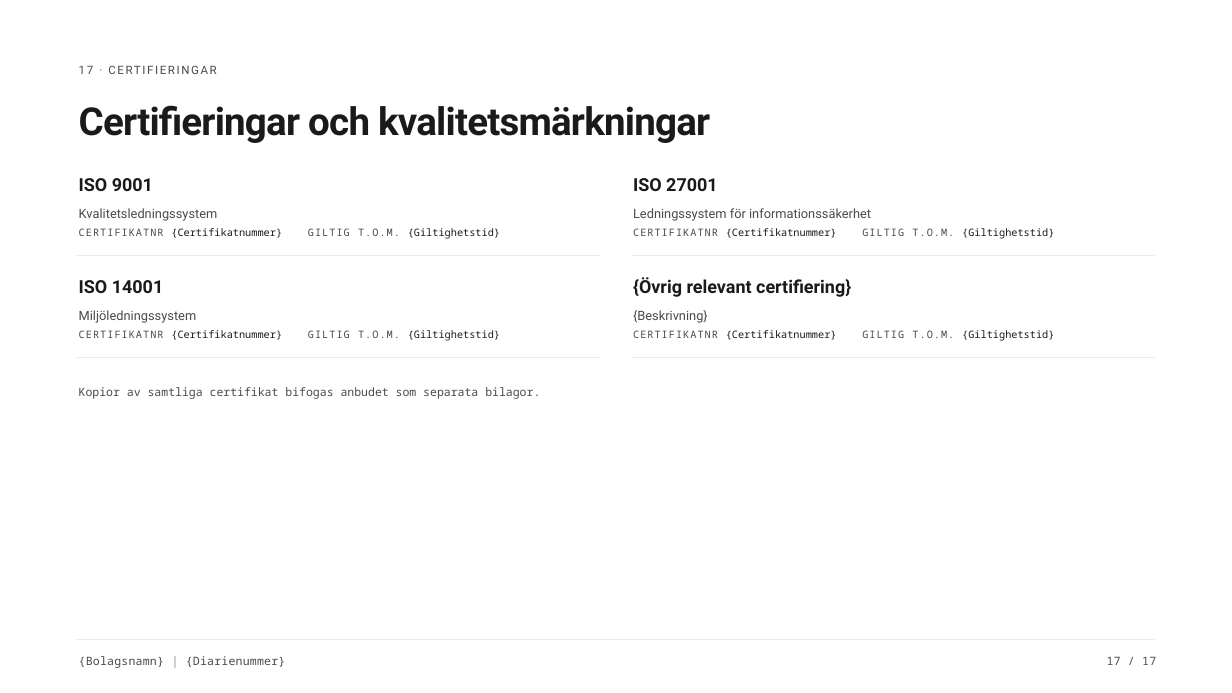
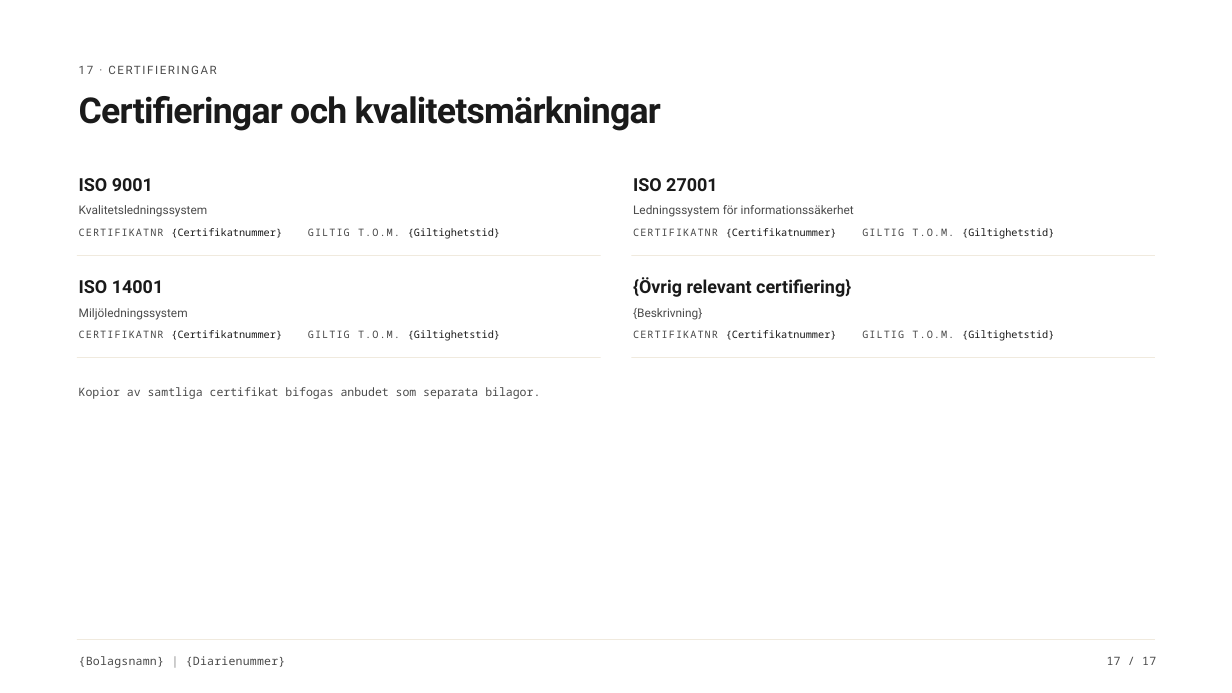
Before and after one commit to DaVincisfather/bidsmith, a slide deck: slide 17 of templates/anbudsmall-v2.pptx. Drawn at 1232x693 pixels with LibreOffice and Linux fonts; fonts in the diff are those of the drawing. Boxes give left, top, right and bottom in pixels: in the first picture for what was removed or moved away, otherwise in the second. Text is boxed around its words. In the diff, an @@ line names an element or a change of style, - is before the commit and + after.

```diff
--- a/templates/anbudsmall-v2.pptx
+++ b/templates/anbudsmall-v2.pptx
@@ text "Certifieringar och kvalitetsmärkningar" at (79, 96, 661, 131): size 45 to 41.6 pt; line spacing 1.05 to 0.85 @@
@@ text "Kvalitetsledningssystem" at (79, 205, 208, 217): size 15 to 13.9 pt; line spacing 1.4 to 1.2 @@
@@ text "Ledningssystem för informationssäkerhet" at (633, 205, 854, 217): size 15 to 13.9 pt; line spacing 1.4 to 1.2 @@
@@ text "Miljöledningssystem" at (79, 308, 188, 320): size 15 to 13.9 pt; line spacing 1.4 to 1.3 @@
@@ text "{Beskrivning}" at (633, 308, 702, 320): size 15 to 13.9 pt; line spacing 1.4 to 1.3 @@
```
Also in this commit, not shown: 16 other slides changed, 5 other files.
